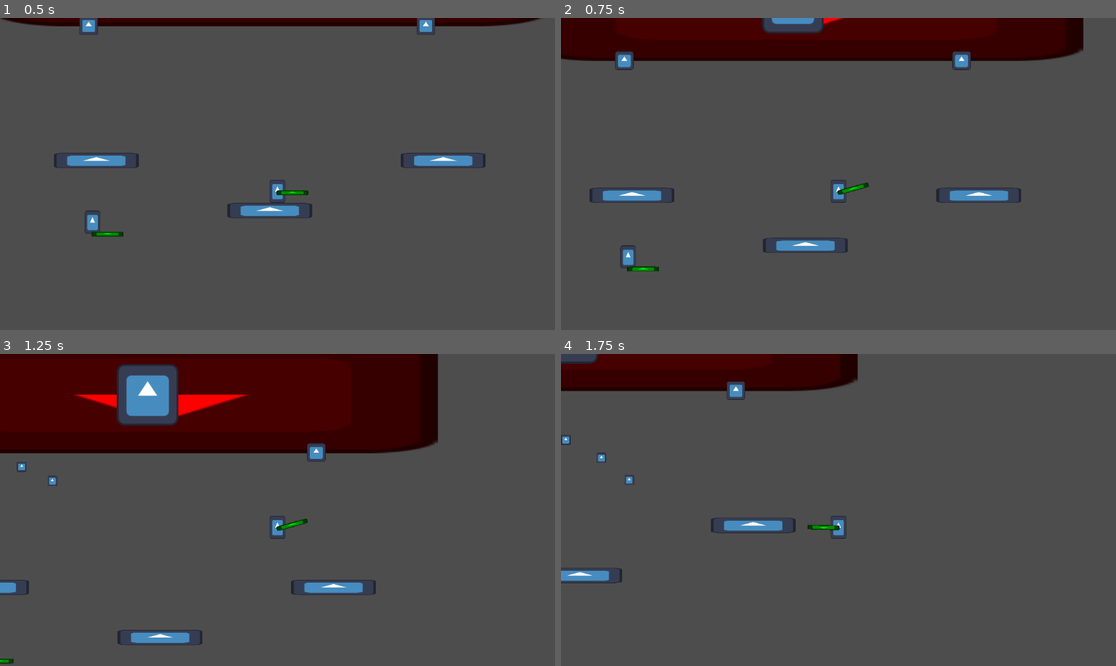
Above: before the commit, frames 1-4 (two rows, left to right).
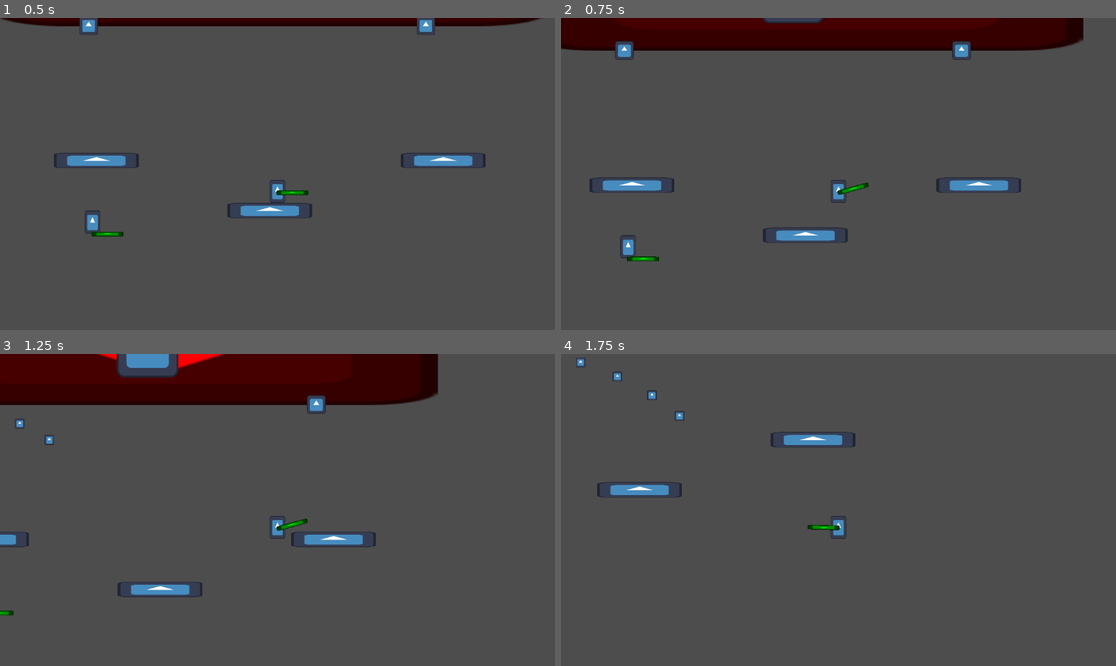
Above: after the commit, the same moments.

Repository: Cyberiada2025-2026/battle-of-pobliz
Game: Godot game, scene res://scenes/debug/battle_arena_graybox.tscn
Two runs of this game, one before a commit and one after it. Both use one fixed random seed, a clock stepped at 60 frames per second and the inputs below. The project has no main scene, so this scene is started directly. The engine's default icon, where the game draws it, is replaced by a stand-in: a white triangle on a blue panel in a dark square.
Inputs (mouse positions are in pixels of both pictures, inside the frame that each line leads up to):
- Up to frame 1 (0.5 s): no input
- Up to frame 2 (0.75 s): move the mouse to (960, 158) at 0.52 s; hold D (move_right) from 0.53 s (still down); tap W (jump) at 0.6 s
- Up to frame 3 (1.25 s): keep holding D (move_right); tap W (jump) at 0.77, 1.07 s
- Up to frame 4 (1.75 s): keep holding D (move_right); move the mouse to (727, 525) at 1.27 s; tap Shift (dash) at 1.35 s; tap W (jump) at 1.52, 1.55 s

Frame 1 is identical in both runs. In frame 2, 6.9% of the frame differs, in the area x 0-95%, y 0-82%; in frame 3, 17%, in the area x 0-79%, y 0-100%; in frame 4, 8.0%.

Commit message:
add jump height parameter

Diff:
--- a/characters/bodies/movement_components/jump_component.gd
+++ b/characters/bodies/movement_components/jump_component.gd
@@ -1,11 +1,13 @@
 class_name JumpComponent
 extends Node
 
-@export var jump_velocity: float = 300.0
+@export var jump_height: float = 100.0
 @export var max_extra_jump_count: int = 1
 
 var body: BodyController
 var _extra_jump_count = 0
+var gravity = ProjectSettings.get_setting("physics/2d/default_gravity")
+var jump_velocity = sqrt(2 * jump_height * gravity)
 
 func apply(_delta: float) -> void:
 	if body.is_on_floor():
--- /dev/null
+++ b/characters/bodies/movement_components/wall_jump_component.gd
@@ -0,0 +1,7 @@
+class_name WallJumpComponent
+extends Node
+
+var body: BodyController
+
+func apply(_delta: float) -> void:
+	pass
--- a/characters/bodies/prefabs/jumping_body.tscn
+++ b/characters/bodies/prefabs/jumping_body.tscn
@@ -38,7 +38,6 @@
 
 [node name="JumpComponent" type="Node" parent="." unique_id=2080854299]
 script = ExtResource("5_qtlex")
-jump_velocity = 600.0
 metadata/_custom_type_script = "uid://bv0a0uif4y5pk"
 
 [node name="DashComponent" type="Node" parent="." unique_id=802304448]
Not shown, added: characters/bodies/movement_components/wall_jump_component.gd.uid
Not shown, changed: .gitignore
